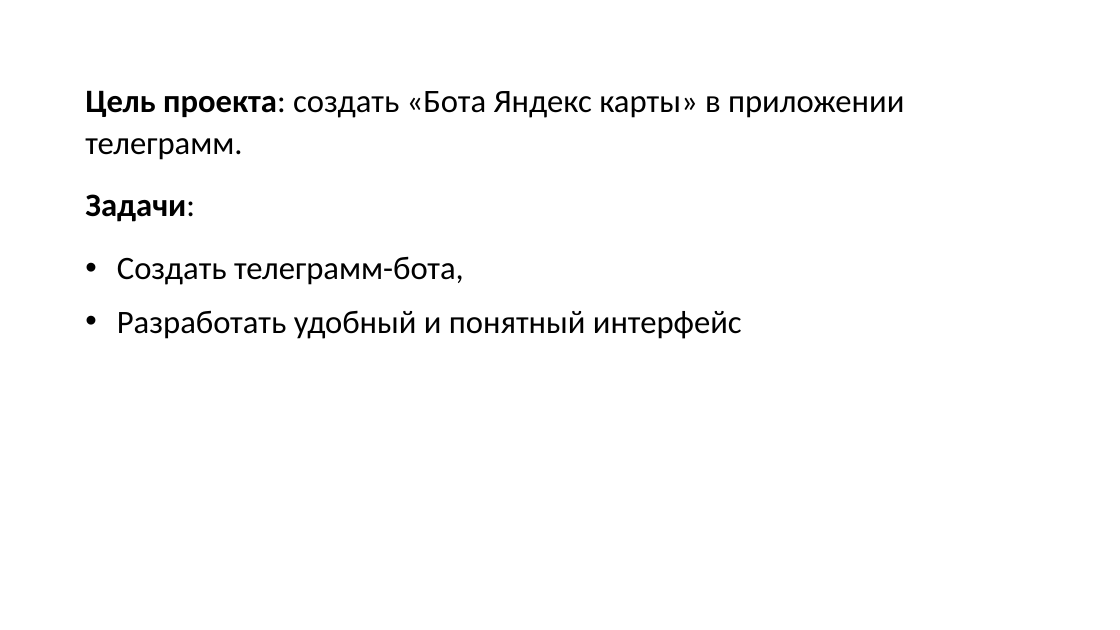
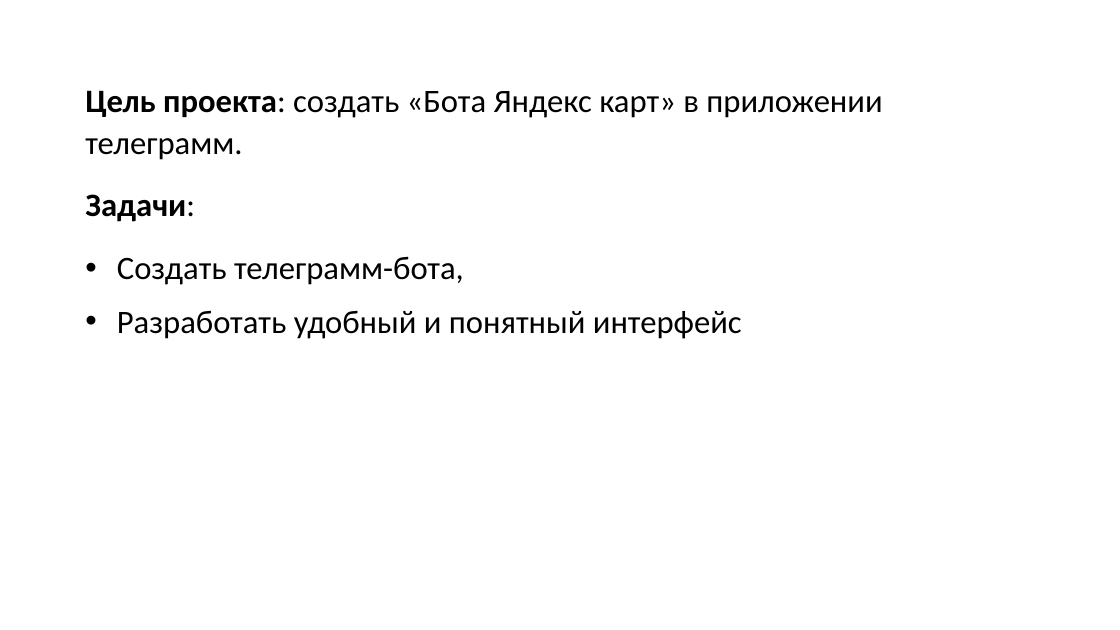
Before and after one commit to LeonKorolev2304/telegram_bot_geo, a slide deck: slide 2 of Презентация.pptx. Drawn at 1120x630 pixels with LibreOffice and Linux fonts; fonts in the diff are those of the drawing. Boxes give left, top, right and bottom in pixels: in the first picture for what was removed or moved away, otherwise in the second. Text is boxed around its words. In the diff, an @@ line names an element or a change of style, - is before the commit and + after.

```diff
--- a/Презентация.pptx
+++ b/Презентация.pptx
@@ text at [85,90,882,160]: text changed @@
-Цель проекта: создать «Бота Яндекс карты» в приложении телеграмм.
+Цель проекта: создать «Бота Яндекс карт» в приложении телеграмм.
```
Also in this commit, not shown: 4 other slides changed, 1 slide added, 4 other files.
